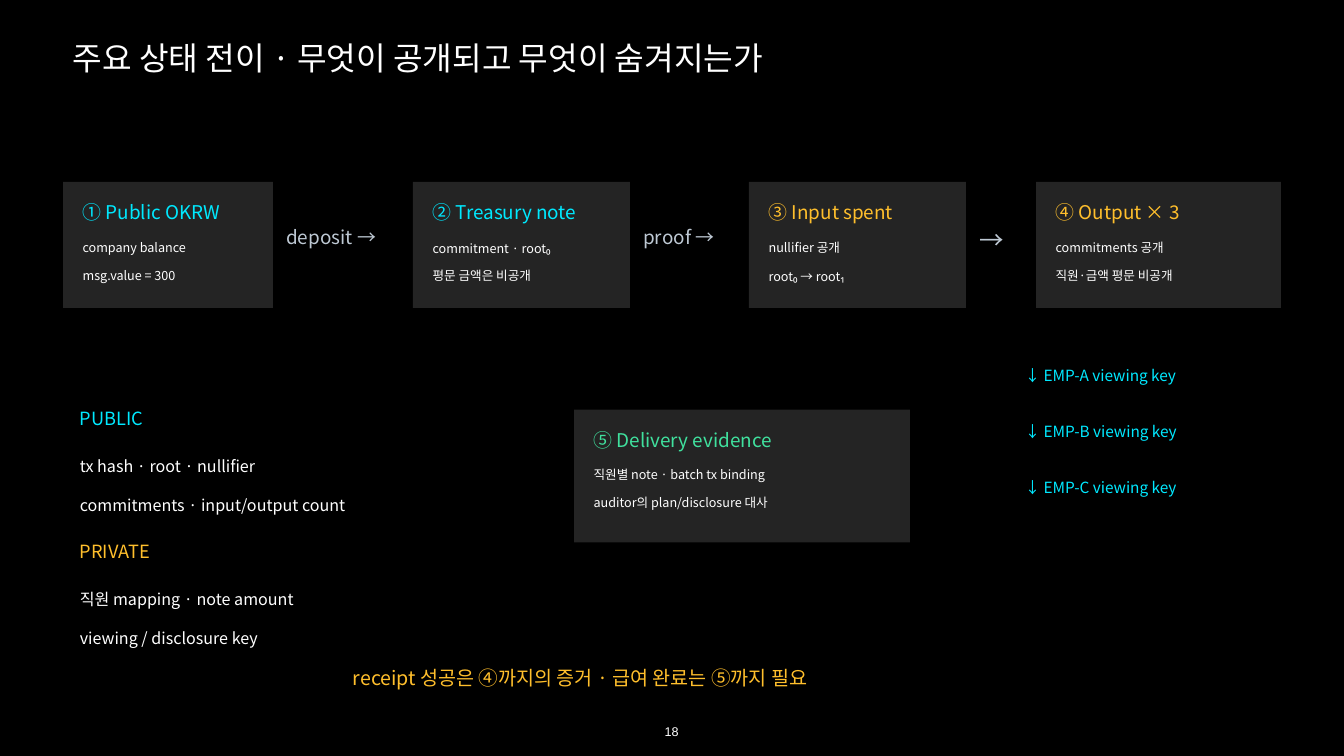
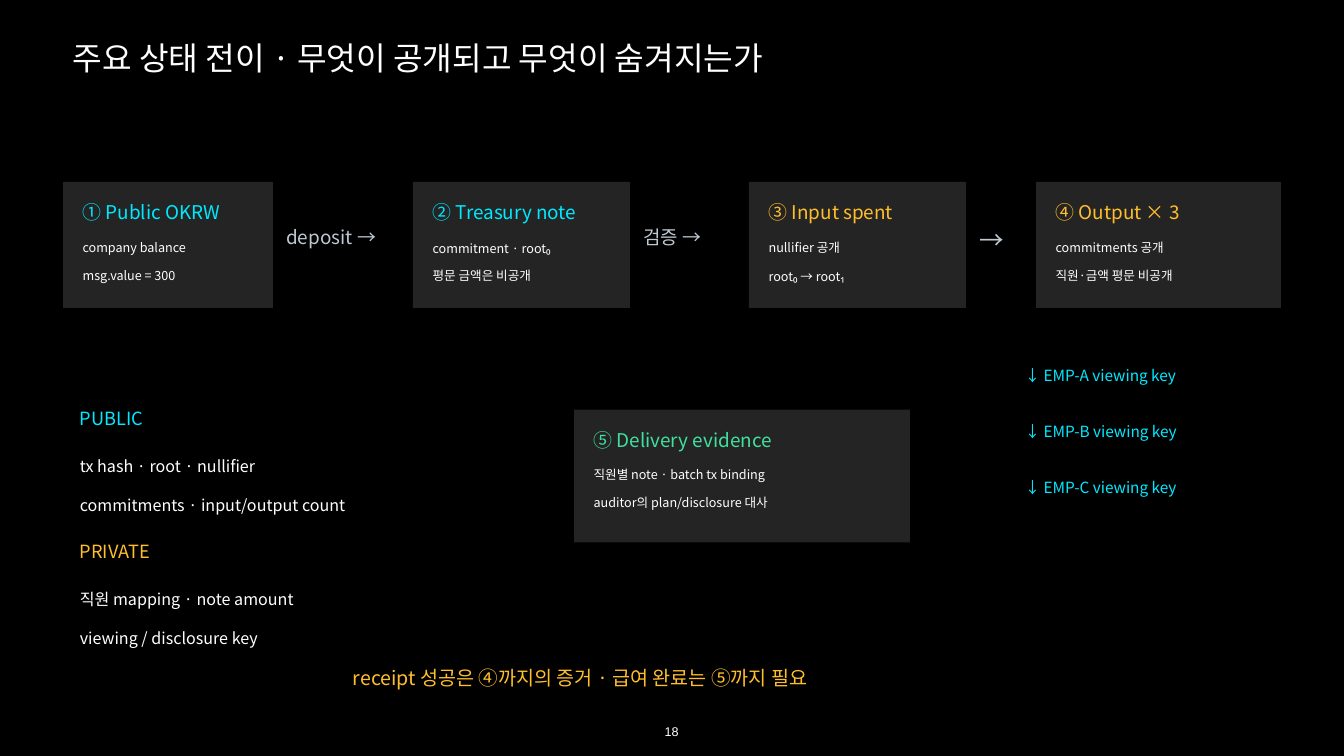
Before and after one commit to kooroot/Maroo-privacy-workshop, a slide deck: slide 18 of deliverables/Maroo_Privacy_Workshop_75min.pptx. Drawn at 1344x756 pixels with LibreOffice and Linux fonts; fonts in the diff are those of the drawing. Boxes give left, top, right and bottom in pixels: in the first picture for what was removed or moved away, otherwise in the second. Text is boxed around its words. In the diff, an @@ line names an element or a change of style, - is before the commit and + after.

```diff
--- a/deliverables/Maroo_Privacy_Workshop_75min.pptx
+++ b/deliverables/Maroo_Privacy_Workshop_75min.pptx
@@ text at (643,228,678,246): text changed @@
-proof →
+검증 →
```
Also in this commit, not shown: 13 other slides changed.
